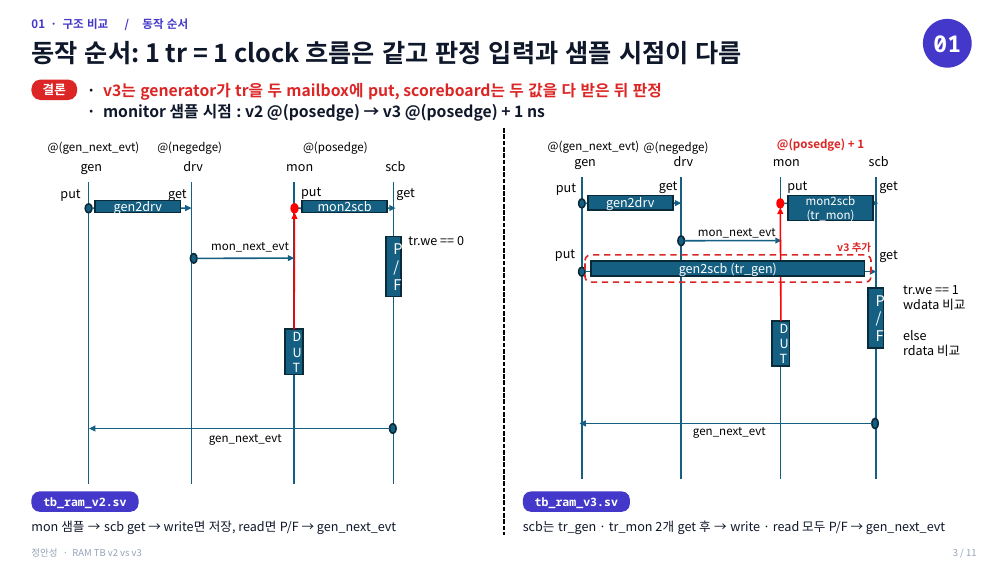
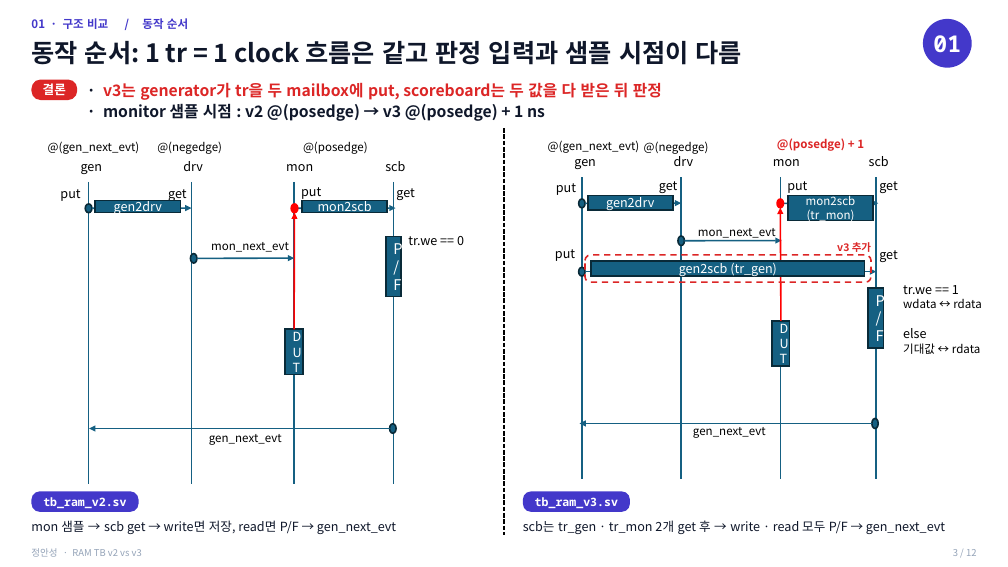
Before and after one commit to kimsacademy1234-max/System_Verilog, a slide deck: slide 3 of homework/verilog/1109_project/HW_ram_v2_v3_정안성.pptx. Drawn at 1008x567 pixels with LibreOffice and Linux fonts; fonts in the diff are those of the drawing. Boxes give left, top, right and bottom in pixels: in the first picture for what was removed or moved away, otherwise in the second. Text is boxed around its words. In the diff, an @@ line names an element or a change of style, - is before the commit and + after.

```diff
--- a/homework/verilog/1109_project/HW_ram_v2_v3_정안성.pptx
+++ b/homework/verilog/1109_project/HW_ram_v2_v3_정안성.pptx
@@ text at bbox=[903, 299, 981, 308]: text changed; size 12 to 11 pt @@
-wdata 비교
+wdata ↔ rdata
@@ text at bbox=[903, 343, 980, 354]: text changed; size 12 to 11 pt @@
-rdata 비교
+기대값 ↔ rdata
```
Also in this commit, not shown: 10 other slides changed, 1 slide added, 3 other files.
